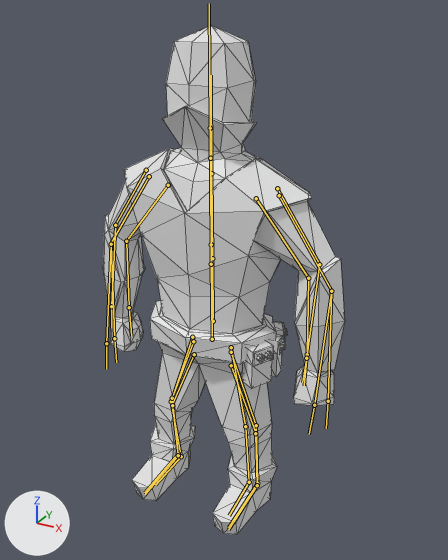
An edit to the Blender file Animations/RogueKnifeThrow.blend, drawn before and after from the same camera.
The view is the same before and after, from a camera (50 mm lens) standing at (5.05, -8.69, 8.97) and looking at (0.09, 0.33, 4.46). The axes (+X, +Y, +Z) are drawn at lower left. The lights are the same throughout. The bones that bend it are drawn over the model as lines. Mesh edges are drawn as thin lines.
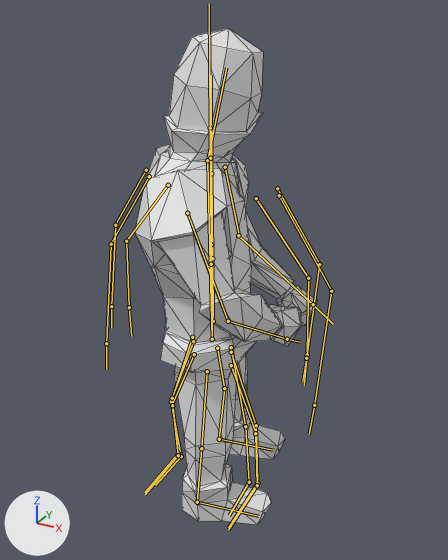
The newer file adds an action. The first version stands in its rest pose; the second is drawn at frame 5 of the action 'ArmatureAction.003'.

What differs and where, as boxes [x1, y1, x2, y2] in the pictures (448 x 560 px):
'Cube', posed (25% narrower): before [103, 25, 345, 535]; after [135, 28, 317, 525]
bone 'Root', root to tip: before (212, 339) to (211, 264); after (212, 339) to (210, 265)
bone 'Shoulder.R', root to tip: before (149, 176) to (110, 243); after (187, 213) to (228, 321)
bone 'Arm.R', root to tip: before (111, 244) to (114, 338); after (228, 321) to (287, 339)
bone 'Shoulder.L', root to tip: before (279, 195) to (331, 290); after (225, 167) to (239, 235)
bone 'Arm.L', root to tip: before (331, 291) to (328, 401); after (238, 235) to (313, 304)
bone 'Head', root to tip: before (210, 158) to (209, 64); after (207, 160) to (226, 67)

What the commit changed:
Bone 'Root' (bone_root) turns from (0, 0, 0) to (-9, 106, -9) degrees about its own x, y and z.
Bone 'Shoulder.R' (bone_shoulder_r) turns from (0, 0, 0) to (32, -10, -11) degrees about its own x, y and z.
Bone 'Arm.R' (bone_arm_r) turns from (0, 0, 0) to (-26, 14, -32) degrees about its own x, y and z.
Bone 'Shoulder.L' (bone_shoulder_l) turns from (0, 0, 0) to (11, 34, 14) degrees about its own x, y and z.
Bone 'Arm.L' (bone_arm_l) turns from (0, 0, 0) to (-47, -21, -32) degrees about its own x, y and z.
Bone 'Head' (bone_head) turns from (0, 0, 0) to (13, 15, 1) degrees about its own x, y and z.
